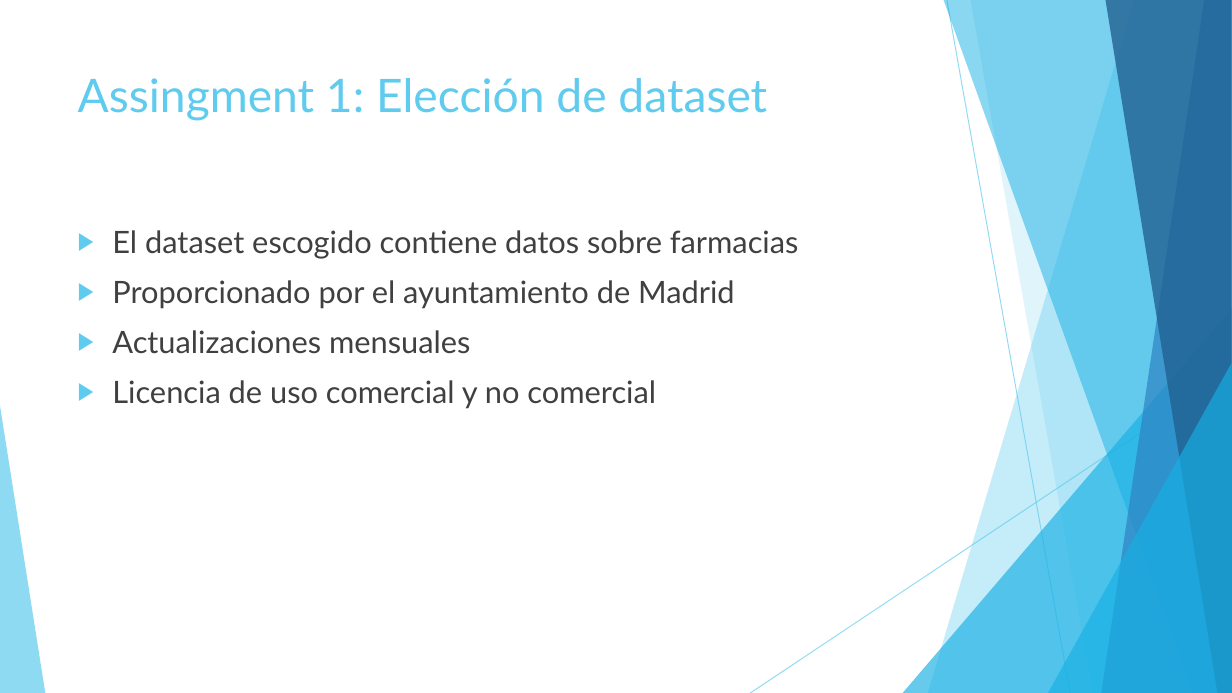
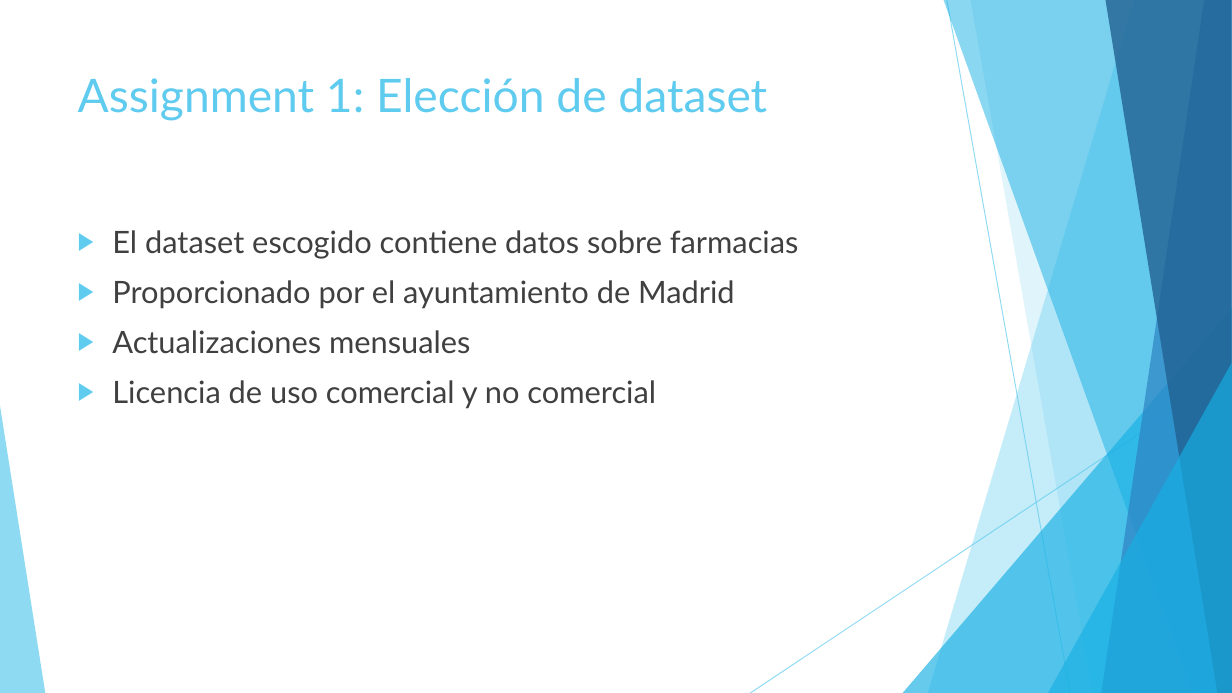
Before and after one commit to FacultadInformatica-LinkedData/Curso2017-2018, a slide deck: slide 2 of HandsOn/Group05/Web semántica G05.pptx. Drawn at 1232x693 pixels with LibreOffice and Linux fonts; fonts in the diff are those of the drawing. Boxes give left, top, right and bottom in pixels: in the first picture for what was removed or moved away, otherwise in the second. Text is boxed around its words. In the diff, an @@ line names an element or a change of style, - is before the commit and + after.

```diff
--- a/HandsOn/Group05/Web semántica G05.pptx
+++ b/HandsOn/Group05/Web semántica G05.pptx
@@ title at [78,78,767,121]: text changed @@
-Assingment 1: Elección de dataset
+Assignment 1: Elección de dataset
```
Also in this commit, not shown: 4 other slides changed.
